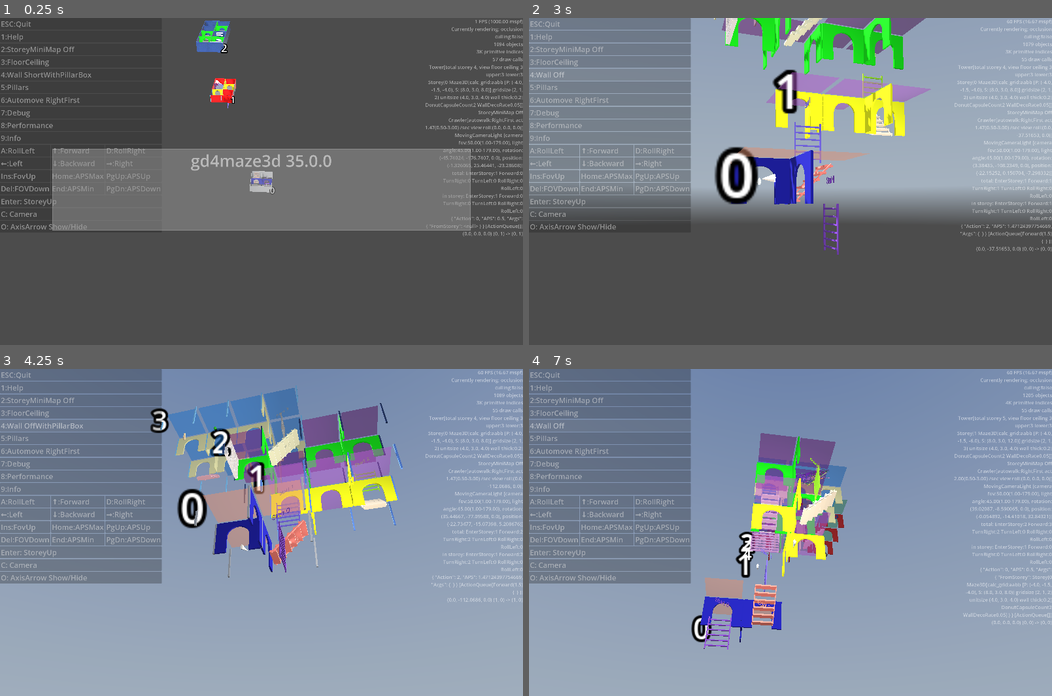
Above: before the commit, frames 1-4 (two rows, left to right).
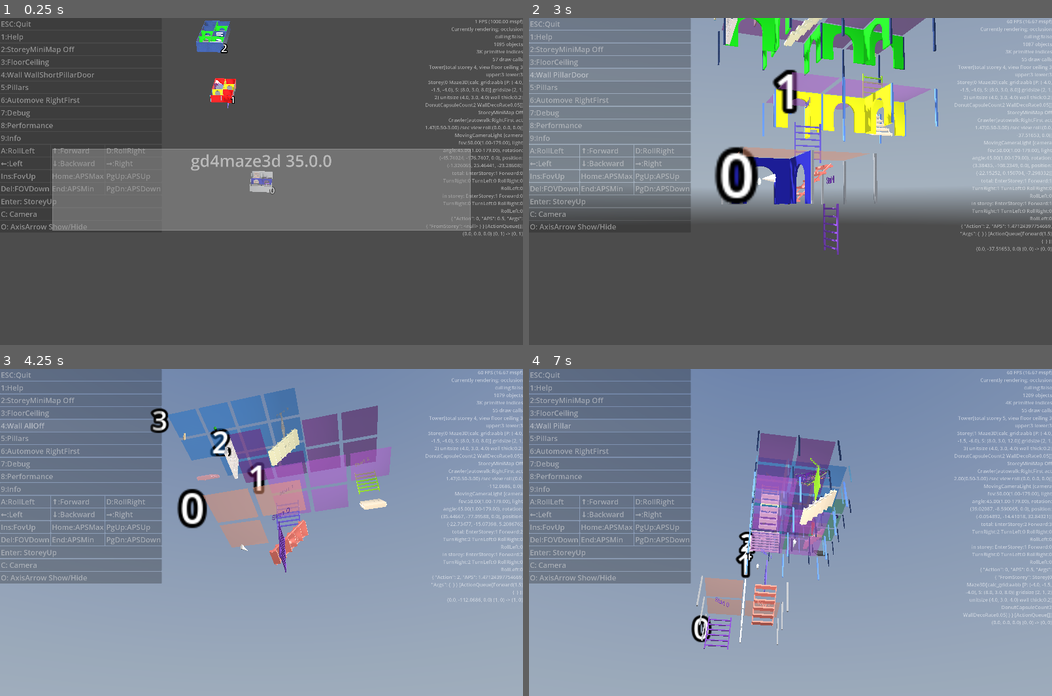
Above: after the commit, the same moments.

Repository: kasworld/gd4maze3d
Game: Godot game, scene res://main.tscn
Two runs of this game, one before a commit and one after it. Both use one fixed random seed, a clock stepped at 60 frames per second and the inputs below. A sky picture missing from this copy of the repository is replaced by a grey-blue gradient.
Inputs:
- Up to frame 1 (0.25 s): no input
- Up to frame 2 (3 s): click "2:StoreyMiniMap Off" at 0.5 s; click "2:StoreyMiniMap Known" at 1.25 s; click "2:StoreyMiniMap Full" at 2 s; click "4:Wall ShortWithPillarBox" (after the commit: "4:Wall WallShortPillarDoor") at 2.75 s
- Up to frame 3 (4.25 s): click "4:Wall Off" (after the commit: "4:Wall PillarDoor") at 3.5 s
- Up to frame 4 (7 s): click "4:Wall OffWithPillarBox" (after the commit: "4:Wall AllOff") at 4.25 s; click "4:Wall Long" (after the commit: "4:Wall WallShort") at 5 s; click "4:Wall Short" (after the commit: "4:Wall WallLong") at 5.75 s; click "4:Wall ShortWithPillarBox" (after the commit: "4:Wall WallShortPillar") at 6.5 s

The runs differ from the first frame. In frame 1, 0.1% of the frame differs, in the area x 4-97%, y 7-19%; in frame 2, 1.2%; in frame 3, 4.7%, in the area x 4-96%, y 5-64%; in frame 4, 3.7%.

Commit message:
WallPillarDoorView

Diff:
--- a/main.gd
+++ b/main.gd
@@ -148,14 +148,14 @@
 	update_button_text()
 
 func _on_button_walls_pressed() -> void:
-	main_tower.view_wallpillar_next()
+	main_tower.view_wallpillardoor_next()
 	update_button_text()
 
 func _on_button_floor_ceiling_pressed() -> void:
 	main_tower.next_visible_floor_ceiling()
 
 func _on_button_pillars_pressed() -> void:
-	main_tower.view_wallpillar_next()
+	main_tower.view_wallpillardoor_next()
 
 func _on_button_axis_arrow_pressed() -> void:
 	$AxisArrow3D.visible = not $AxisArrow3D.visible
@@ -247,4 +247,4 @@
 func update_button_text() -> void:
 	$"왼쪽패널"/ButtonMinimap.text = "2:%s" % main_tower.cur_storey.get_mini_map()
 	$"왼쪽패널"/ButtonAutoMove.text = "6:Automove %s" % Crawler.walk2str(player.auto_walk_type)
-	$"왼쪽패널"/ButtonWalls.text = "4:Wall %s" % Maze3D.wallview2str(main_tower.view_walls)
+	$"왼쪽패널"/ButtonWalls.text = "4:Wall %s" % Maze3D.wallpillardoorview2str(main_tower.view_wallpillardoor)
--- a/maze_3d/maze_3d.gd
+++ b/maze_3d/maze_3d.gd
@@ -252,6 +252,9 @@
 func view_doors(b :bool) ->void:
 	$DoorContainer.visible = b
 
+func view_pillars(b :bool) -> void:
+	$BoxPillars.visible = b
+
 enum WallView {Off, Short, Long}
 func view_walls(v :WallView) -> void:
 	match v:
@@ -264,35 +267,51 @@
 			$WallContainer.visible = true
 			set_wall_size_long(true)
 
-func view_pillars(b :bool) -> void:
-	$BoxPillars.visible = b
-
-enum WallPillarView {Long, Short, ShortWithPillarBox, Off, OffWithPillarBox}
-static func wallview2str(vd :WallPillarView) -> String:
-	return WallPillarView.keys()[vd]
-static func wallview_next(a :WallPillarView) -> WallPillarView:
-	return (a +1) % WallPillarView.keys().size() as WallPillarView
-
-func set_wallpillar_view_mode(w :WallPillarView) -> void:
+enum WallPillarDoorView {AllOff, WallShort, WallLong, WallShortPillar, Pillar, WallShortDoor, WallShortPillarDoor, PillarDoor}
+static func wallpillardoorview2str(vd :WallPillarDoorView) -> String:
+	return WallPillarDoorView.keys()[vd]
+static func wallpillardoorview_next(a :WallPillarDoorView) -> WallPillarDoorView:
+	return (a +1) % WallPillarDoorView.keys().size() as WallPillarDoorView
+
+func set_wallpillardoor_view_mode(w :WallPillarDoorView) -> void:
 	match w:
-		WallPillarView.Long:
+		WallPillarDoorView.AllOff:
+			view_walls(WallView.Off)
+			view_pillars(false)
+			view_doors(false)
+		WallPillarDoorView.WallLong:
 			view_walls(WallView.Long)
 			set_wall_size_long(true)
 			view_pillars(false)
-		WallPillarView.Short:
+			view_doors(false)
+		WallPillarDoorView.WallShort:
 			view_walls(WallView.Short)
 			set_wall_size_long(false)
 			view_pillars(false)
-		WallPillarView.ShortWithPillarBox:
+			view_doors(false)
+		WallPillarDoorView.WallShortPillar:
 			view_walls(WallView.Short)
 			set_wall_size_long(false)
 			view_pillars(true)
-		WallPillarView.Off:
-			view_walls(WallView.Off)
-			view_pillars(false)
-		WallPillarView.OffWithPillarBox:
+			view_doors(false)
+		WallPillarDoorView.Pillar:
 			view_walls(WallView.Off)
 			view_pillars(true)
+			view_doors(false)
+		WallPillarDoorView.WallShortDoor:
+			view_walls(WallView.Short)
+			set_wall_size_long(false)
+			view_pillars(false)
+			view_doors(true)
+		WallPillarDoorView.WallShortPillarDoor:
+			view_walls(WallView.Short)
+			set_wall_size_long(false)
+			view_pillars(true)
+			view_doors(true)
+		WallPillarDoorView.PillarDoor:
+			view_walls(WallView.Off)
+			view_pillars(true)
+			view_doors(true)
 
 func bounce_cell(oldpos:Vector3, pos :Vector3, radius :float) -> Dictionary:
 	var posi := calc_grid.lanepos_to_posi(oldpos)
--- a/tower/tower.gd
+++ b/tower/tower.gd
@@ -24,13 +24,13 @@
 	for i in storey_list.size():
 		storey_list[i].get_maze3d().view_floor_ceiling(v)
 
-var view_walls :Maze3D.WallPillarView = Maze3D.WallPillarView.ShortWithPillarBox
-func view_wallpillar_next() -> void:
-	view_walls = Maze3D.wallview_next(view_walls)
-	set_wallpillar_view_mode(view_walls)
-func set_wallpillar_view_mode(w :Maze3D.WallPillarView) -> void:
+var view_wallpillardoor :Maze3D.WallPillarDoorView = Maze3D.WallPillarDoorView.WallShortPillarDoor
+func view_wallpillardoor_next() -> void:
+	view_wallpillardoor = Maze3D.wallpillardoorview_next(view_wallpillardoor)
+	set_wallpillardoor_view_mode(view_wallpillardoor)
+func set_wallpillardoor_view_mode(w :Maze3D.WallPillarDoorView) -> void:
 	for i in storey_list.size():
-		storey_list[i].get_maze3d().set_wallpillar_view_mode(w)
+		storey_list[i].get_maze3d().set_wallpillardoor_view_mode(w)
 
 func _to_string() -> String:
 	return "Tower[total storey %s, view floor ceiling %s
@@ -98,7 +98,7 @@
 	var st :Storey = preload("res://storey/storey.tscn").instantiate()
 	st.set_param(grid_size).init(stnum, grid_size, cell_size)
 	st.get_maze3d().view_floor_ceiling(view_floor_ceiling)
-	st.get_maze3d().set_wallpillar_view_mode(view_walls)
+	st.get_maze3d().set_wallpillardoor_view_mode(view_wallpillardoor)
 	storey_list.append(st)
 	add_child(st)
 	st.position.y = calc_storey_base_y_pos(storey_list.size()-1)
